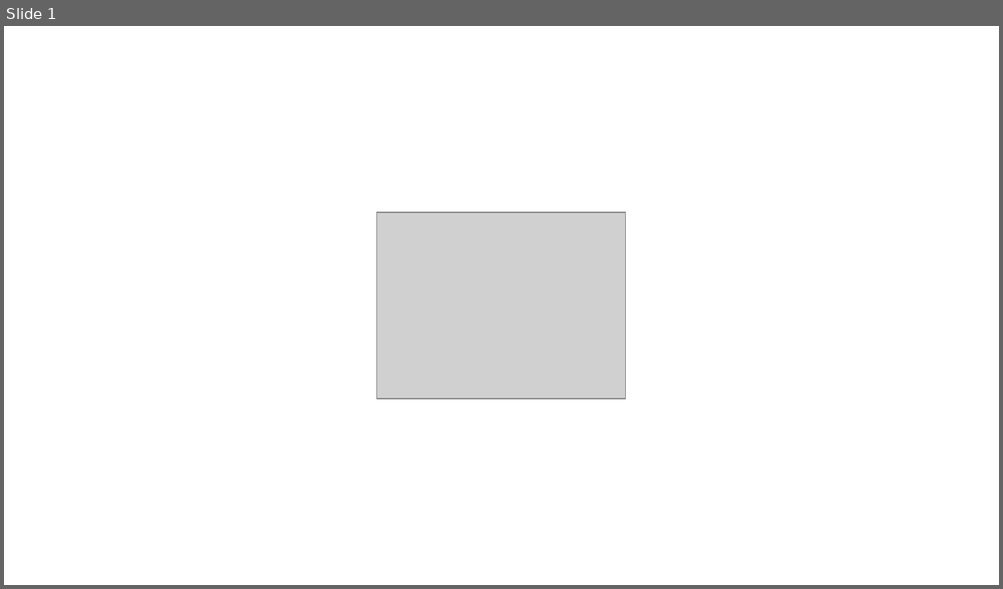
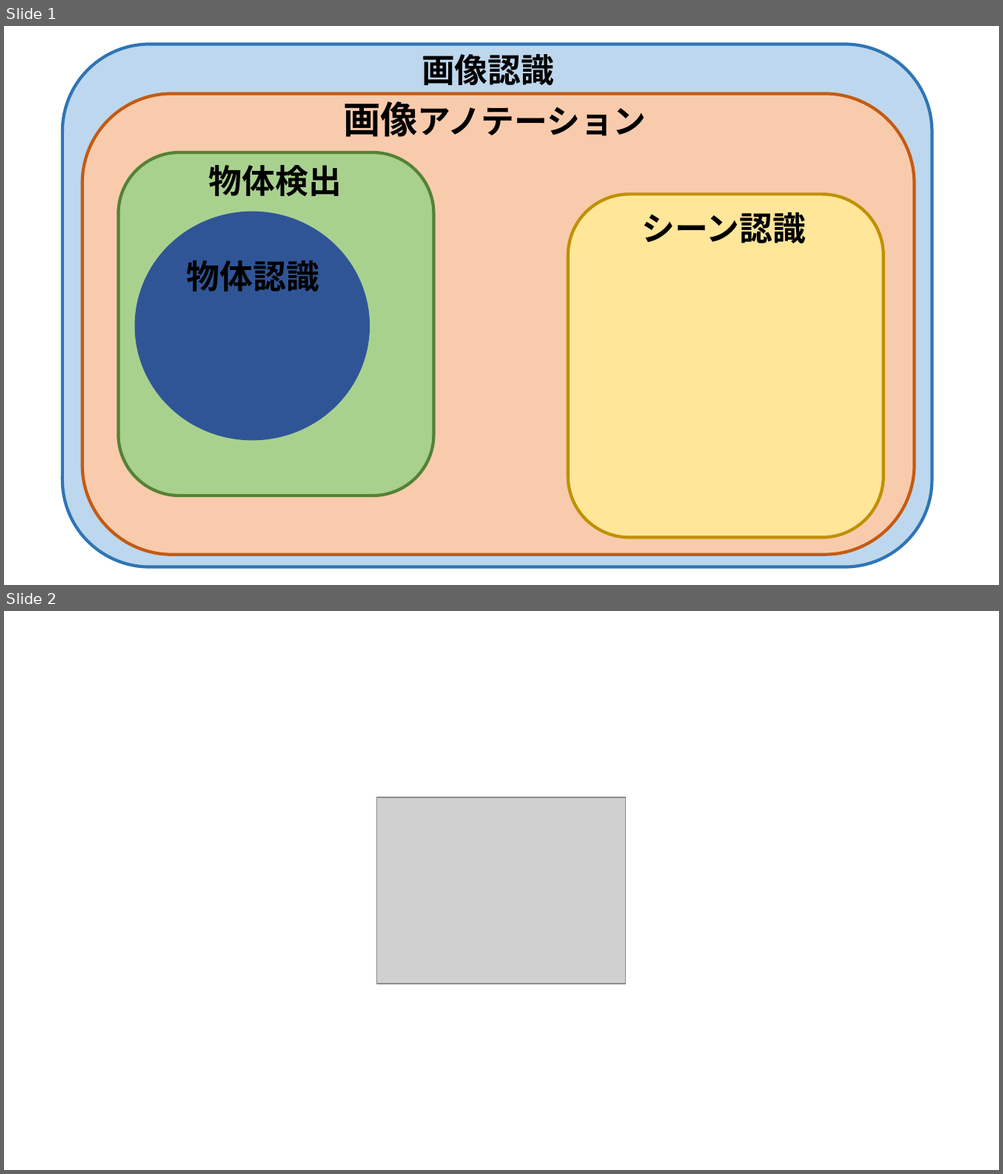
Before and after one commit to rurusasu/tex, a slide deck: 卒研発表tex用_イラスト.pptx. Shown one above the other, each under a label of ours: slide 1 before the commit, slides 1 and 2 after it. The pictures are 1003x589 and 1003x1174 pixels, drawn with LibreOffice and Linux fonts; fonts in the diff are those of the drawing; grey boxes stand for pictures. Boxes give left, top, right and bottom in pixels: in the first picture for what was removed or moved away, otherwise in the second. Text is boxed around its words. In the diff, an @@ line names an element or a change of style, - is before the commit and + after.

```diff
--- a/卒研発表tex用_イラスト.pptx
+++ b/卒研発表tex用_イラスト.pptx
@@ slide 1 added at [4, 26, 999, 585], background #FFFFFF @@
@@ rounded rectangle added at [62, 44, 931, 567], fill #BDD7EE, outline #2E75B6 3 pt @@
@@ text added at [421, 54, 554, 85], 32 pt, text #000000, bold @@
+画像認識
@@ rounded rectangle added at [82, 94, 914, 555], fill #F8CBAD, outline #C55A11 3 pt @@
@@ text added at [343, 101, 646, 137], 32 pt, text #000000, bold @@
+画像アノテーション
@@ rounded rectangle added at [118, 153, 434, 496], fill #A9D18E, outline #548235 3 pt @@
@@ text added at [209, 165, 341, 196], 32 pt, text #000000, bold @@
+物体検出
@@ rounded rectangle added at [568, 195, 884, 538], fill #FFE699, outline #BF9000 3 pt @@
@@ ellipse added at [134, 212, 370, 441], fill #2F5597 @@
@@ text added at [642, 212, 806, 244], 32 pt, text #000000, bold @@
+シーン認識
@@ text added at [187, 261, 319, 292], 32 pt, text #000000, bold @@
+物体認識
@@ what was slide 1 is now slide 2 @@
```
Also in this commit, not shown: 9 other files.
